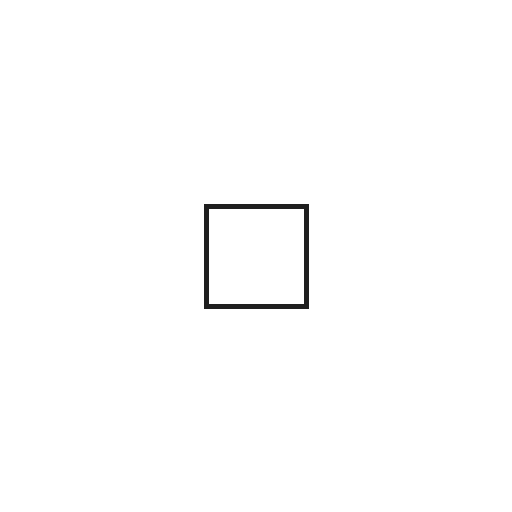
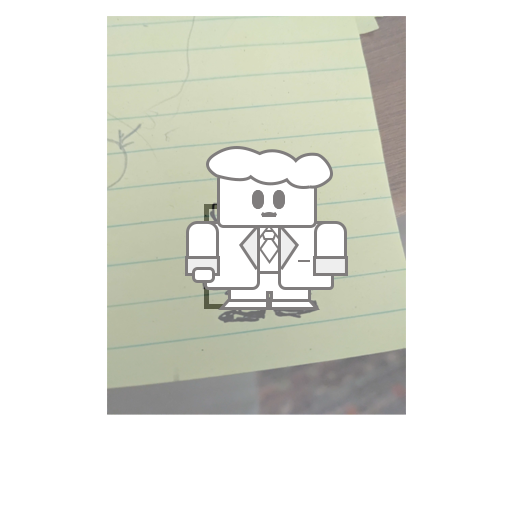
Layers edited between the first and the second 512x512 image:
added layer "Hair" above "MehFace" over [206, 146, 333, 189]
added group "MehFace" with 3 layers above "SadFace" over [252, 190, 285, 217]
added group "SadFace" with 3 layers above "HappyFace" over [252, 190, 285, 217]
added group "HappyFace" with 3 layers above "Head" over [252, 190, 285, 217]
added layer "Head" above "Hand" over [217, 174, 317, 228]
added group "Arm" (1st of 4) with 2 layers above "Arm" over [313, 221, 348, 276]
added layer "Cuff" (1st of 2, in "Arm") in group "Arm" over [313, 256, 348, 276]
added layer "Arm" (2nd of 4, in "Arm") in group "Arm" over [314, 221, 347, 274]
added group "Arm" (3rd of 4) with 2 layers above "Jacket" over [185, 221, 220, 276]
added layer "Arm" (4th of 4, in "Arm") in group "Arm" over [186, 221, 219, 274]
added group "Jacket" (1st of 3) with 5 layers above "Shoes" over [204, 221, 334, 290]
added layer "CoatSide" (1st of 2, in "Jacket") in group "Jacket" over [239, 226, 258, 270]
added layer "CoatSide" (2nd of 2, in "Jacket") in group "Jacket" over [280, 226, 299, 270]
added layer "Jacket" (2nd of 3, in "Jacket") in group "Jacket" over [278, 221, 334, 290]
added layer "Jacket" (3rd of 3, in "Jacket") in group "Jacket" over [204, 221, 260, 290]
added group "Shoes" with 2 layers above "Legs" over [218, 299, 320, 310]
added layer "Legs" above "Collar" over [228, 271, 311, 309]
added group "Collar" with 2 layers above "Tie" over [239, 216, 299, 243]
added layer "Shape 2 copy" in group "Collar" over [239, 216, 269, 243]
added layer "Shape 2" in group "Collar" over [269, 216, 299, 243]
added group "Tie" with 2 layers above "Shirt" over [259, 230, 280, 264]
added group "Shirt" (1st of 2) with 1 layers above "Layer 1" over [205, 221, 328, 284]
added layer "Shirt" (2nd of 2, in "Shirt") in group "Shirt" over [205, 221, 328, 284]
added layer "Layer 1" (57%) above "Rectangle 1" over [107, 16, 406, 415]
…and 16 more changes (16 added)
